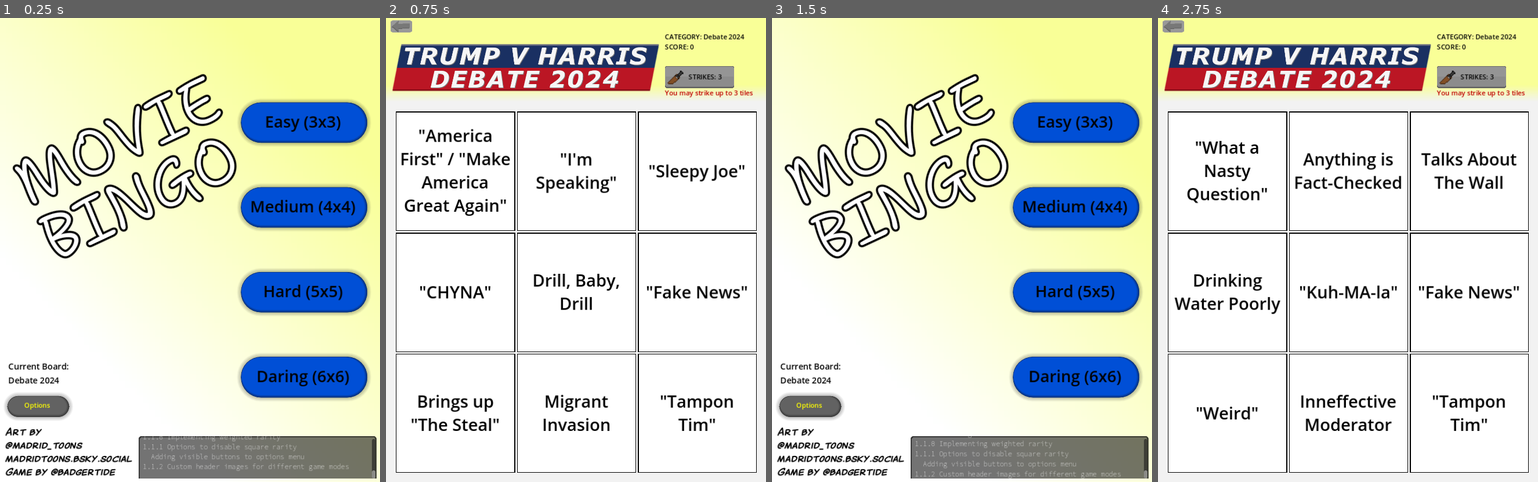
Above: before the commit, frames 1-4 (left to right).
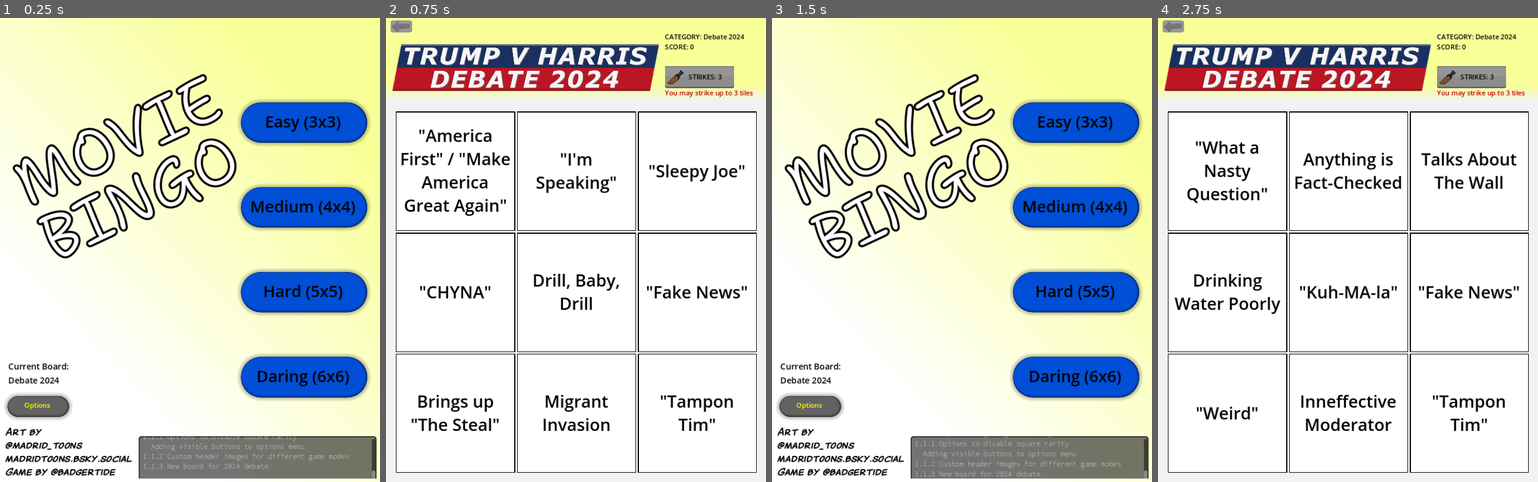
Above: after the commit, the same moments.

Repository: anthonyj-codestuff/gam-movie-bingo
Game: Godot game, scene res://scenes/menu.tscn
Same seed, same stepped clock (60 frames per second), same inputs: the game is played once before the commit and once after it.
Inputs (mouse positions are in pixels of both pictures, inside the frame that each line leads up to):
- Up to frame 1 (0.25 s): no input
- Up to frame 2 (0.75 s): click "Easy (3x3)" at 0.5 s
- Up to frame 3 (1.5 s): click (912, 27) at 1.25 s
- Up to frame 4 (2.75 s): click "Easy (3x3)" at 2 s

The runs differ from the first frame. In frame 1, 0.5% of the frame differs, in the area x 37-99%, y 90-98%; in frame 2, nothing differs; in frame 3, 0.5%, in the area x 37-99%, y 90-100%; in frame 4, nothing differs.

Commit message:
iterate version

Diff:
--- a/project/scenes/menu.tscn
+++ b/project/scenes/menu.tscn
@@ -197,7 +197,8 @@
 1.1.0 Implementing weighted rarity
 1.1.1 Options to disable square rarity
   Adding visible buttons to options menu
-1.1.2 Custom header images for different game modes"
+1.1.2 Custom header images for different game modes
+1.1.3 New board for 2024 debate"
 autowrap_mode = 3
 justification_flags = 131
 
